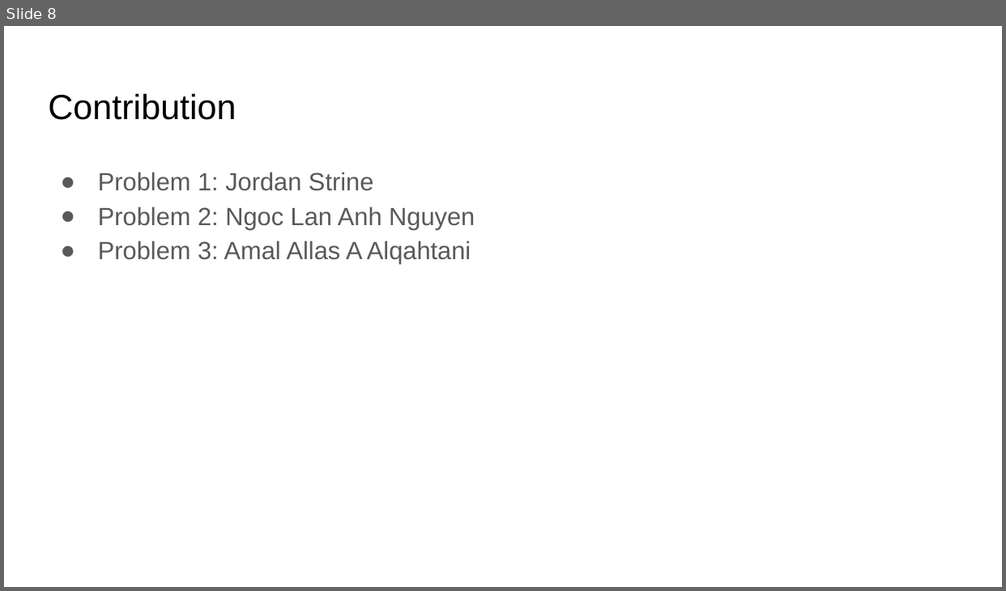
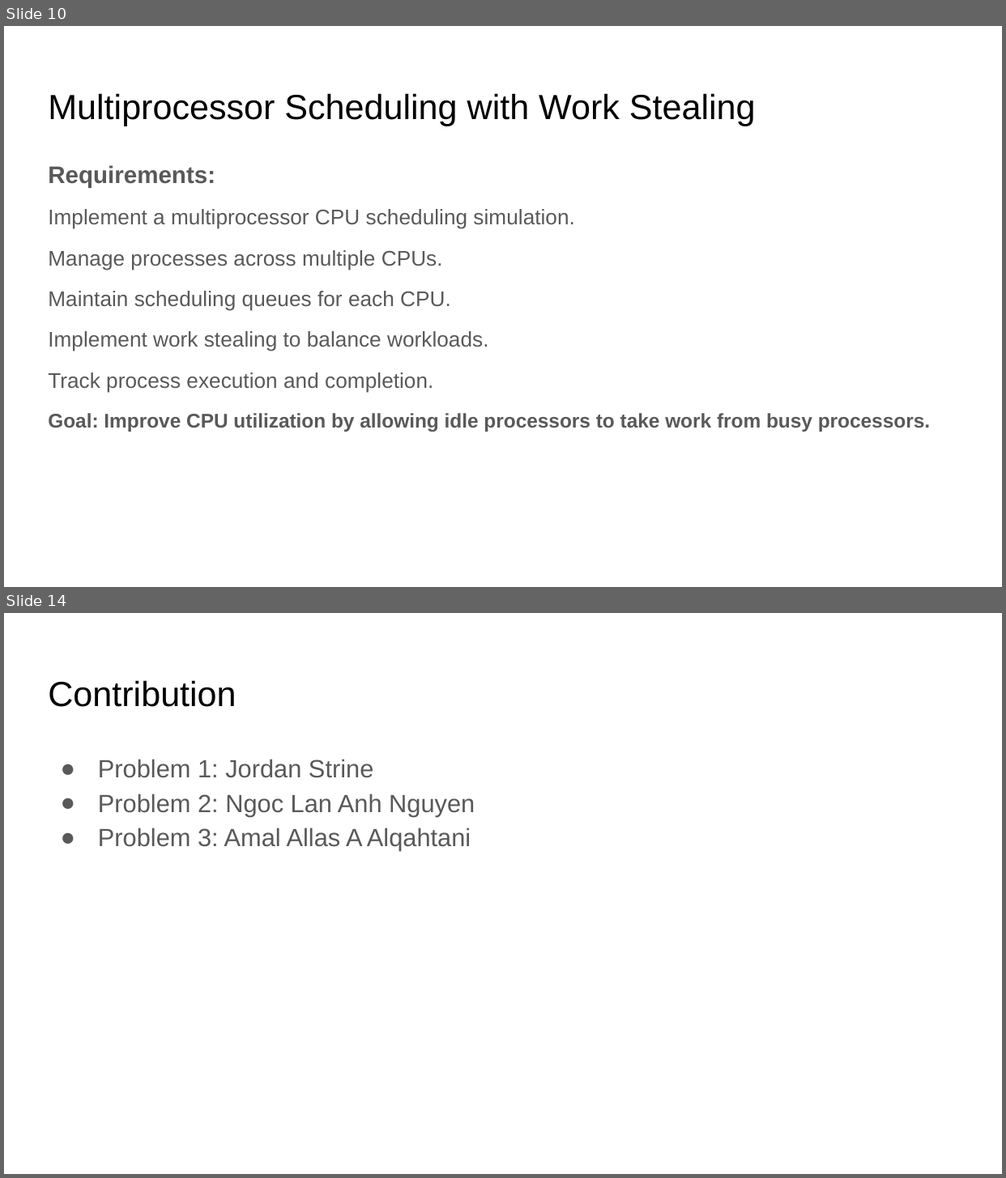
Before and after one commit to jstrineUD/CPS-356-Project-1, a slide deck: presentation/Presentation.pptx. Shown one above the other, each under a label of ours: slide 8 before the commit, slides 10 and 14 after it; the slides between them are not shown. The pictures are 1006x591 and 1006x1178 pixels, drawn with LibreOffice and Linux fonts; fonts in the diff are those of the drawing. Boxes give left, top, right and bottom in pixels: in the first picture for what was removed or moved away, otherwise in the second. Text is boxed around its words. In the diff, an @@ line names an element or a change of style, - is before the commit and + after.

```diff
--- a/presentation/Presentation.pptx
+++ b/presentation/Presentation.pptx
@@ slide 10 added at [4,26,1002,587], background #FFFFFF @@
@@ title added at [48,93,756,126], 25.2 pt, text #000000 @@
+Multiprocessor Scheduling with Work Stealing
@@ text added at [48,165,930,432], 15.3 pt, text #595959 @@
+Requirements:
+Implement a multiprocessor CPU scheduling simulation.
+Manage processes across multiple CPUs.
+Maintain scheduling queues for each CPU.
+Implement work stealing to balance workloads.
+Track process execution and completion.
+Goal: Improve CPU utilization by allowing idle processors to take work from busy processors.
@@ what was slide 8 is now slide 14 @@
```
Also in this commit, not shown: 1 slide changed, 6 other slides added, 1 slide removed, 1 other file.
